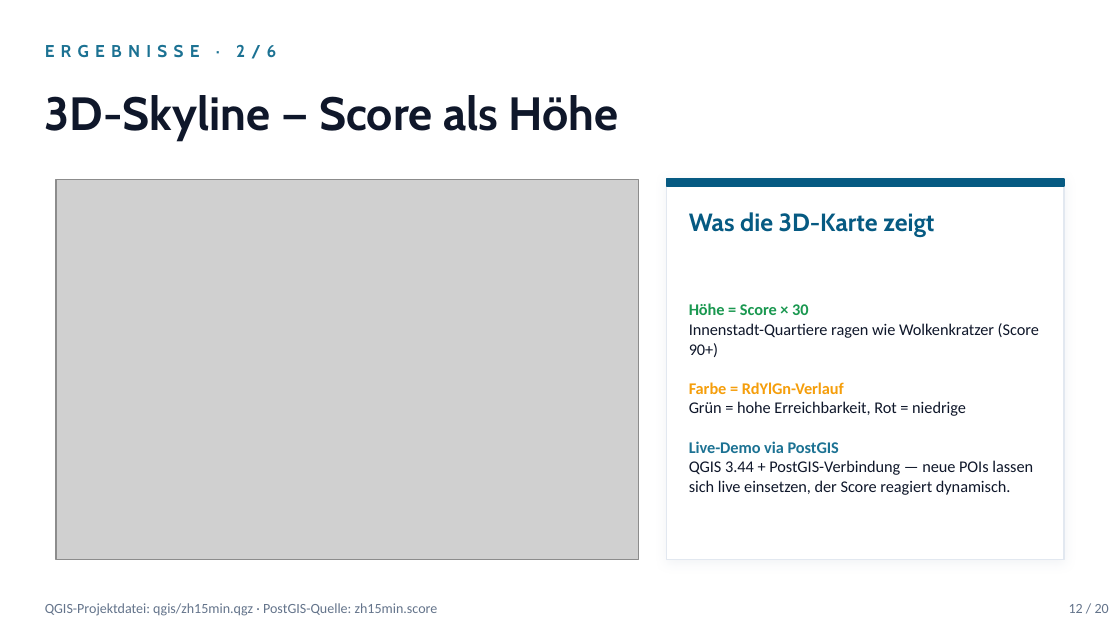
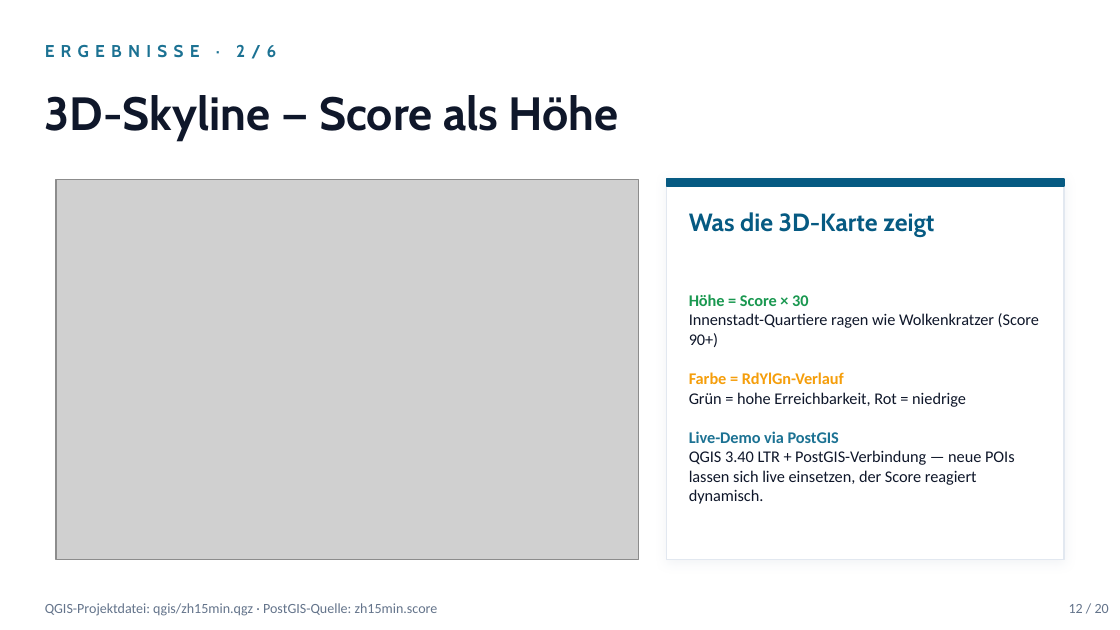
Before and after one commit to sanirmem/zh15min, a slide deck: slide 12 of reports/zh15min_slides.pptx. Drawn at 1120x630 pixels with LibreOffice and Linux fonts; fonts in the diff are those of the drawing; grey boxes stand for pictures. Boxes give left, top, right and bottom in pixels: in the first picture for what was removed or moved away, otherwise in the second. Text is boxed around its words. In the diff, an @@ line names an element or a change of style, - is before the commit and + after.

```diff
--- a/reports/zh15min_slides.pptx
+++ b/reports/zh15min_slides.pptx
@@ text at (x1=689, y1=450, x2=1015, y2=504): text changed @@
-QGIS 3.44 + PostGIS-Verbindung — neue POIs lassen sich live einsetzen, der Score reagiert dynamisch.
+QGIS 3.40 LTR + PostGIS-Verbindung — neue POIs lassen sich live einsetzen, der Score reagiert dynamisch.
```
Also in this commit, not shown: 4 other slides changed, 6 other files.
